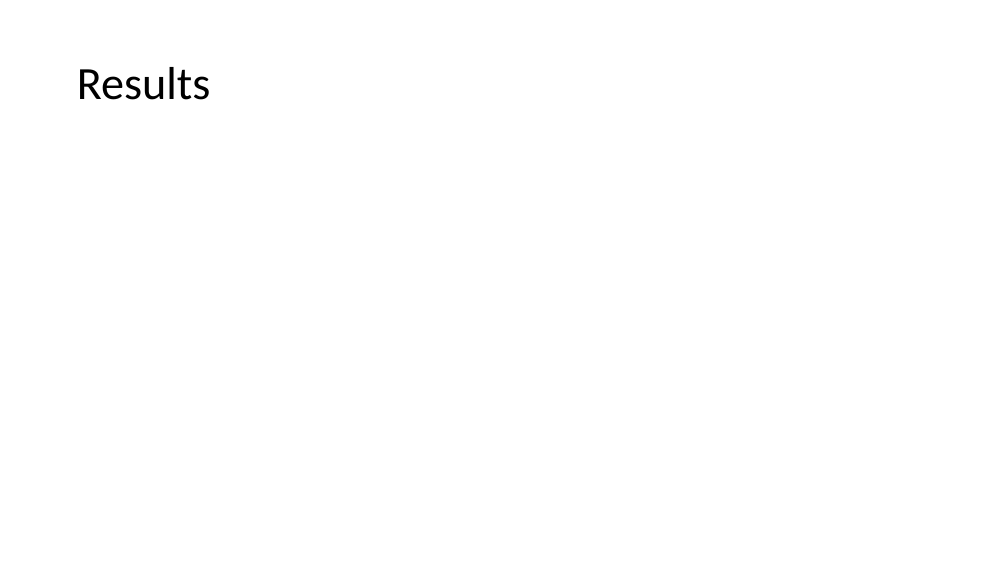
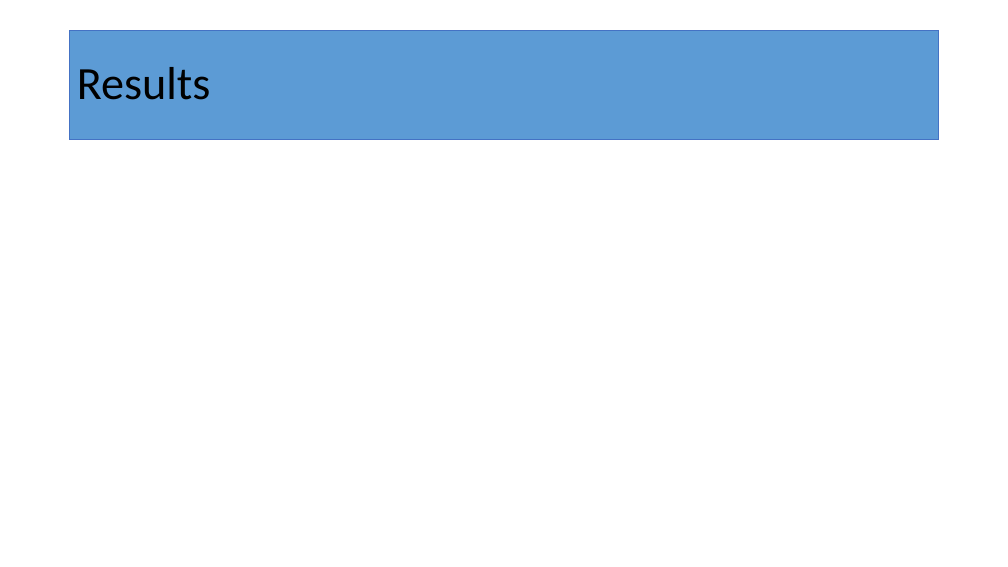
Before and after one commit to amysolman/PhD, a slide deck: slide 37 of Projects/Chapter1/community-assembly.pptx (slide 34 before the commit). Drawn at 1008x567 pixels with LibreOffice and Linux fonts; fonts in the diff are those of the drawing. Boxes give left, top, right and bottom in pixels: in the first picture for what was removed or moved away, otherwise in the second. Text is boxed around its words. In the diff, an @@ line names an element or a change of style, - is before the commit and + after.

```diff
--- a/Projects/Chapter1/community-assembly.pptx
+++ b/Projects/Chapter1/community-assembly.pptx
@@ title "Results": place and size @@
-title "Results" at (77,67,211,100)
+title "Results" at (70,30,939,140)
@@ title "Results" at (70,30,939,140): fill none to #5C9BD5; outline none to #4472C4 0.75 pt @@
```
Also in this commit, not shown: 4 other slides changed, 3 slides added, 23 other files.
